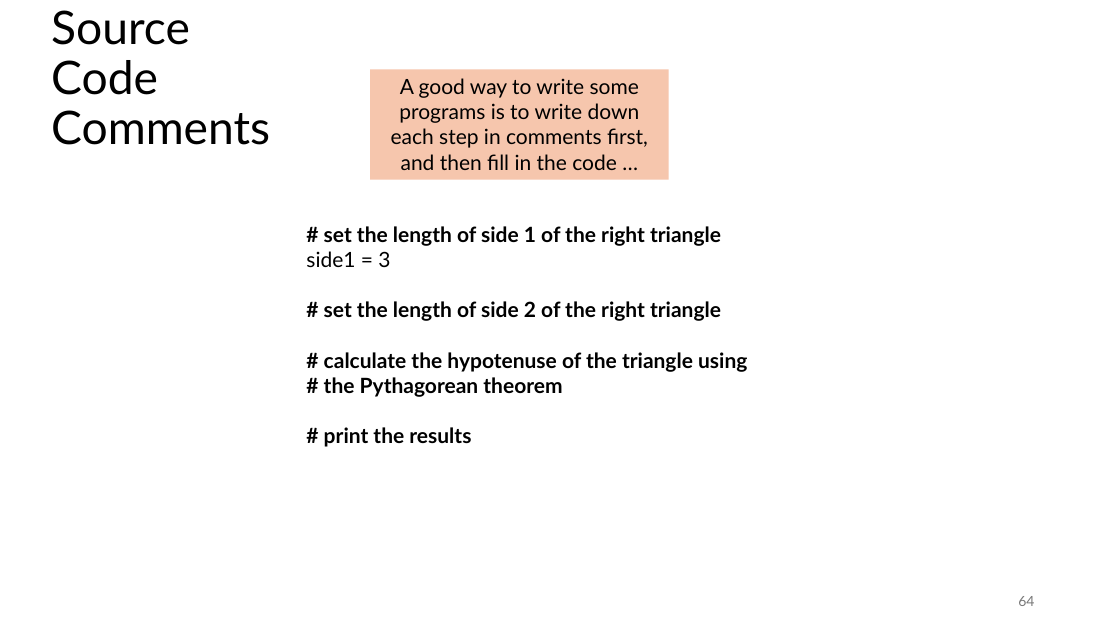
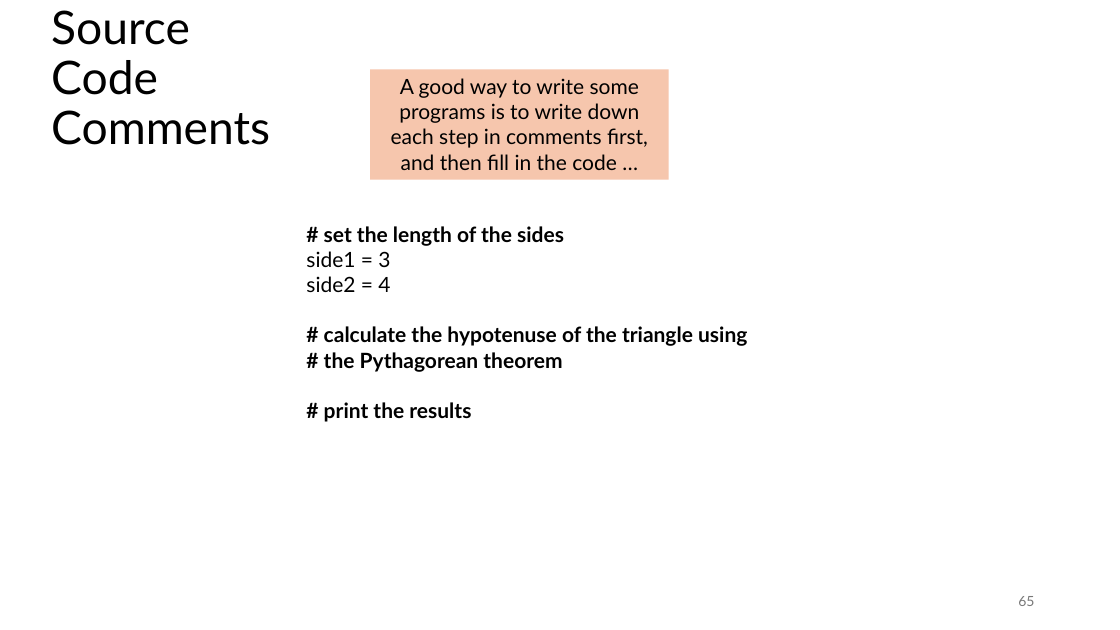
Before and after one commit to tjd1234/cmpt120spring2026, a slide deck: slide 65 of lecture_notes/chapter2/chapter2.pptx (slide 64 before the commit). Drawn at 1120x630 pixels with LibreOffice and Linux fonts; fonts in the diff are those of the drawing. Boxes give left, top, right and bottom in pixels: in the first picture for what was removed or moved away, otherwise in the second. Text is boxed around its words. In the diff, an @@ line names an element or a change of style, - is before the commit and + after.

```diff
--- a/lecture_notes/chapter2/chapter2.pptx
+++ b/lecture_notes/chapter2/chapter2.pptx
@@ text at (x1=324, y1=226, x2=564, y2=246): text changed @@
-# set the length of side 1 of the right triangle
+# set the length of the sides
@@ text at (x1=306, y1=276, x2=390, y2=292): text changed; bold off @@
-# set the length of side 2 of the right triangle
+side2 = 4
@@ page number at (x1=1018, y1=596, x2=1034, y2=606): text changed @@
-64
+65
```
Also in this commit, not shown: 9 other slides changed, 2 slides added, 1 slide removed, 3 other files.
